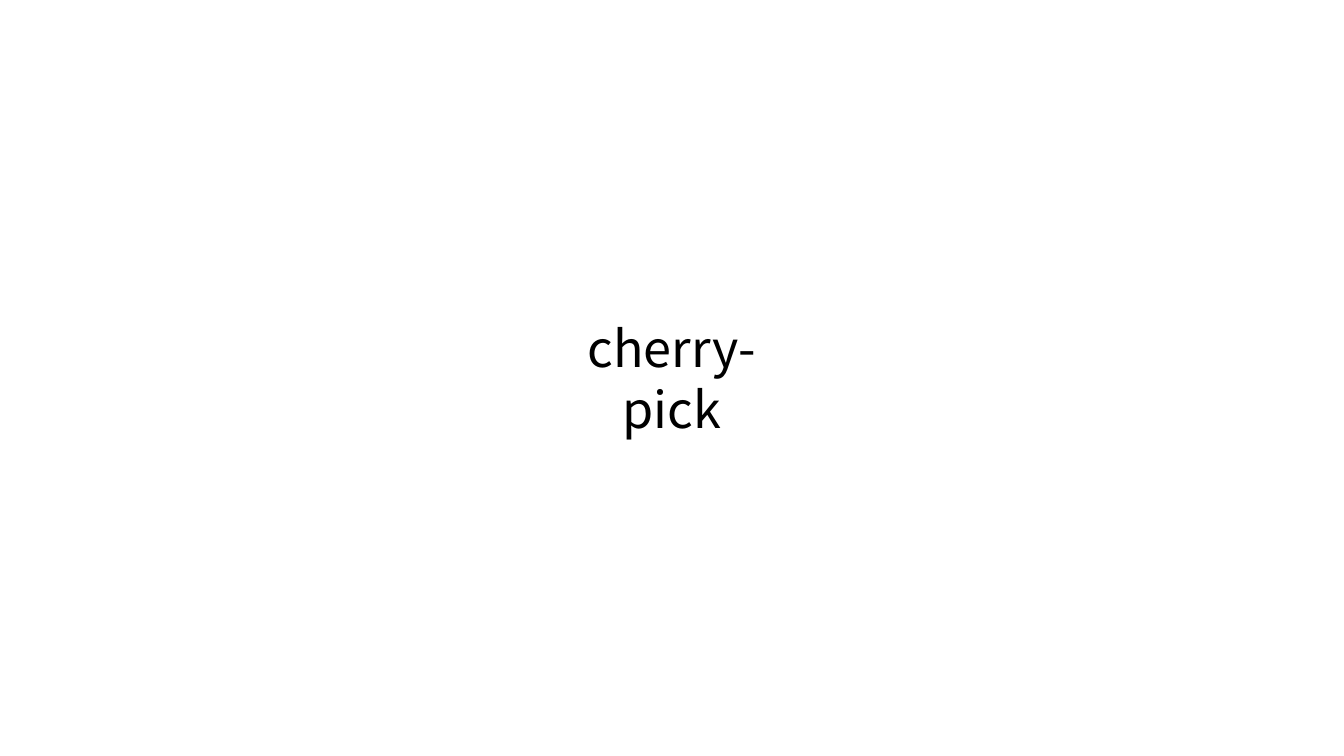
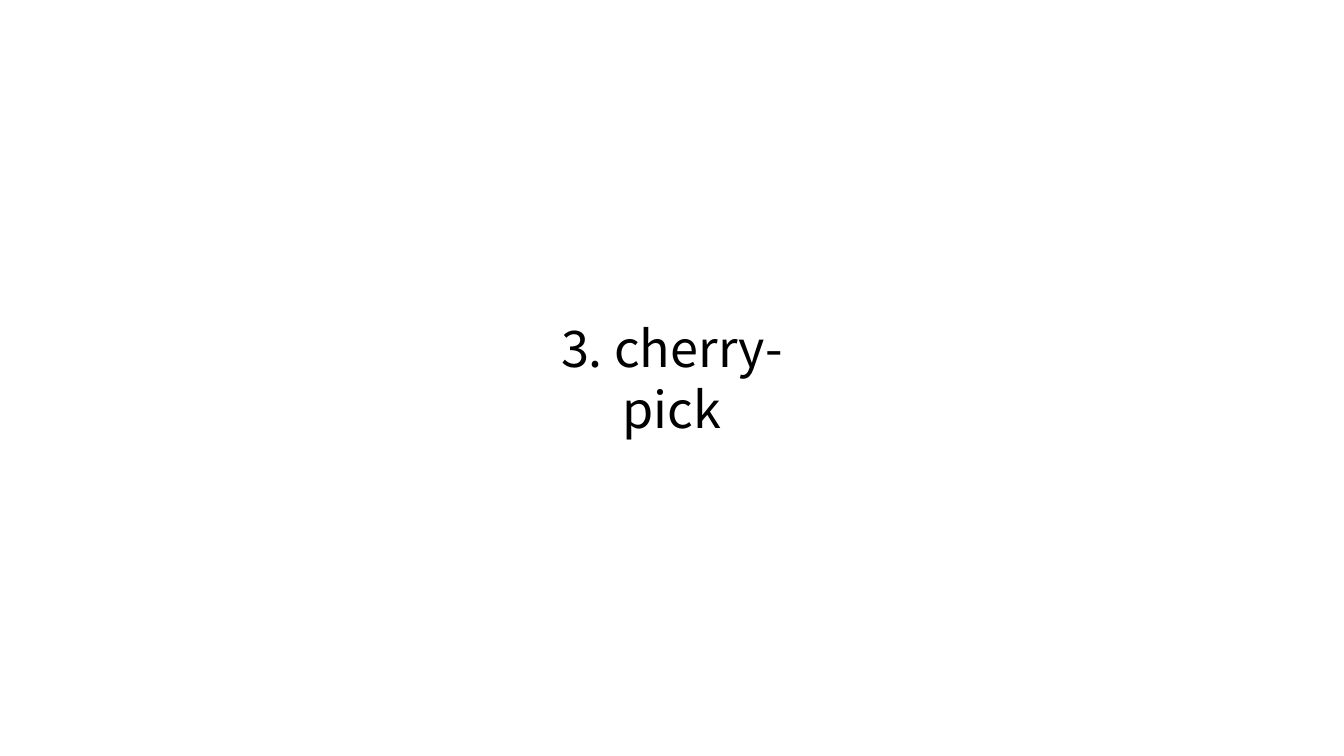
Before and after one commit to SeungHeeNoh/study_well, a slide deck: slide 24 of docs/10. 편리한 기능.pptx. Drawn at 1344x756 pixels with LibreOffice and Linux fonts; fonts in the diff are those of the drawing. Boxes give left, top, right and bottom in pixels: in the first picture for what was removed or moved away, otherwise in the second. Text is boxed around its words. In the diff, an @@ line names an element or a change of style, - is before the commit and + after.

```diff
--- a/docs/10. 편리한 기능.pptx
+++ b/docs/10. 편리한 기능.pptx
@@ text at box(561, 327, 782, 440): text changed @@
-cherry-pick
+3. cherry-pick
```
Also in this commit, not shown: 8 other slides changed, 5 slides added, 4 slides removed.
